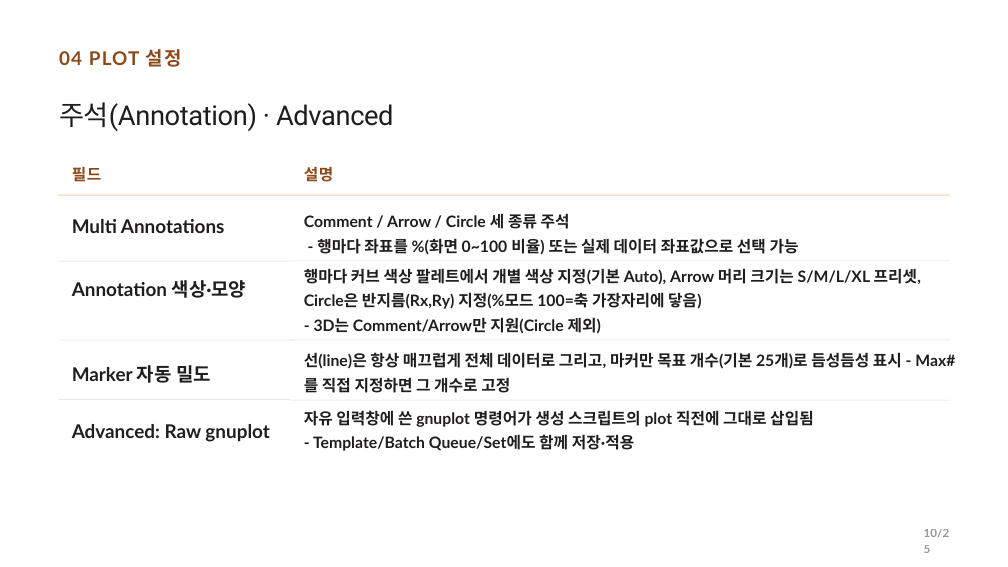
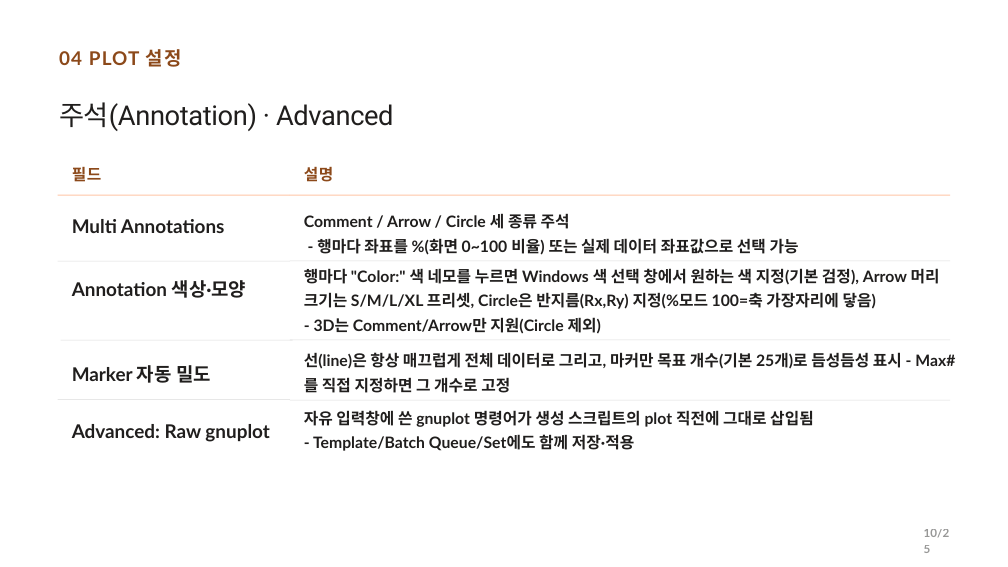
Before and after one commit to CWKIM113/CathPlot_Pub, a slide deck: slide 10 of CathPlot_발표.pptx. Drawn at 1008x567 pixels with LibreOffice and Linux fonts; fonts in the diff are those of the drawing. Boxes give left, top, right and bottom in pixels: in the first picture for what was removed or moved away, otherwise in the second. Text is boxed around its words. In the diff, an @@ line names an element or a change of style, - is before the commit and + after.

```diff
--- a/CathPlot_발표.pptx
+++ b/CathPlot_발표.pptx
@@ text at <box>304,268,940,309</box>: text changed @@
-행마다 커브 색상 팔레트에서 개별 색상 지정(기본 Auto), Arrow 머리 크기는 S/M/L/XL 프리셋, Circle은 반지름(Rx,Ry) 지정(%모드 100=축 가장자리에 닿음)
+행마다 "Color:" 색 네모를 누르면 Windows 색 선택 창에서 원하는 색 지정(기본 검정), Arrow 머리 크기는 S/M/L/XL 프리셋, Circle은 반지름(Rx,Ry) 지정(%모드 100=축 가장자리에 닿음)
```
Also in this commit, not shown: 2 other slides changed, 3 other files.
